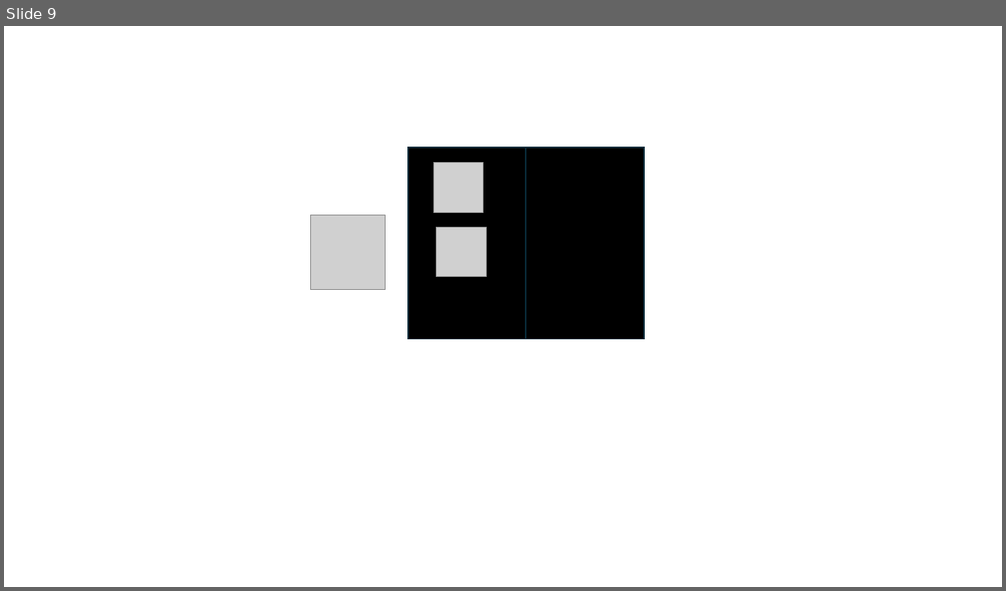
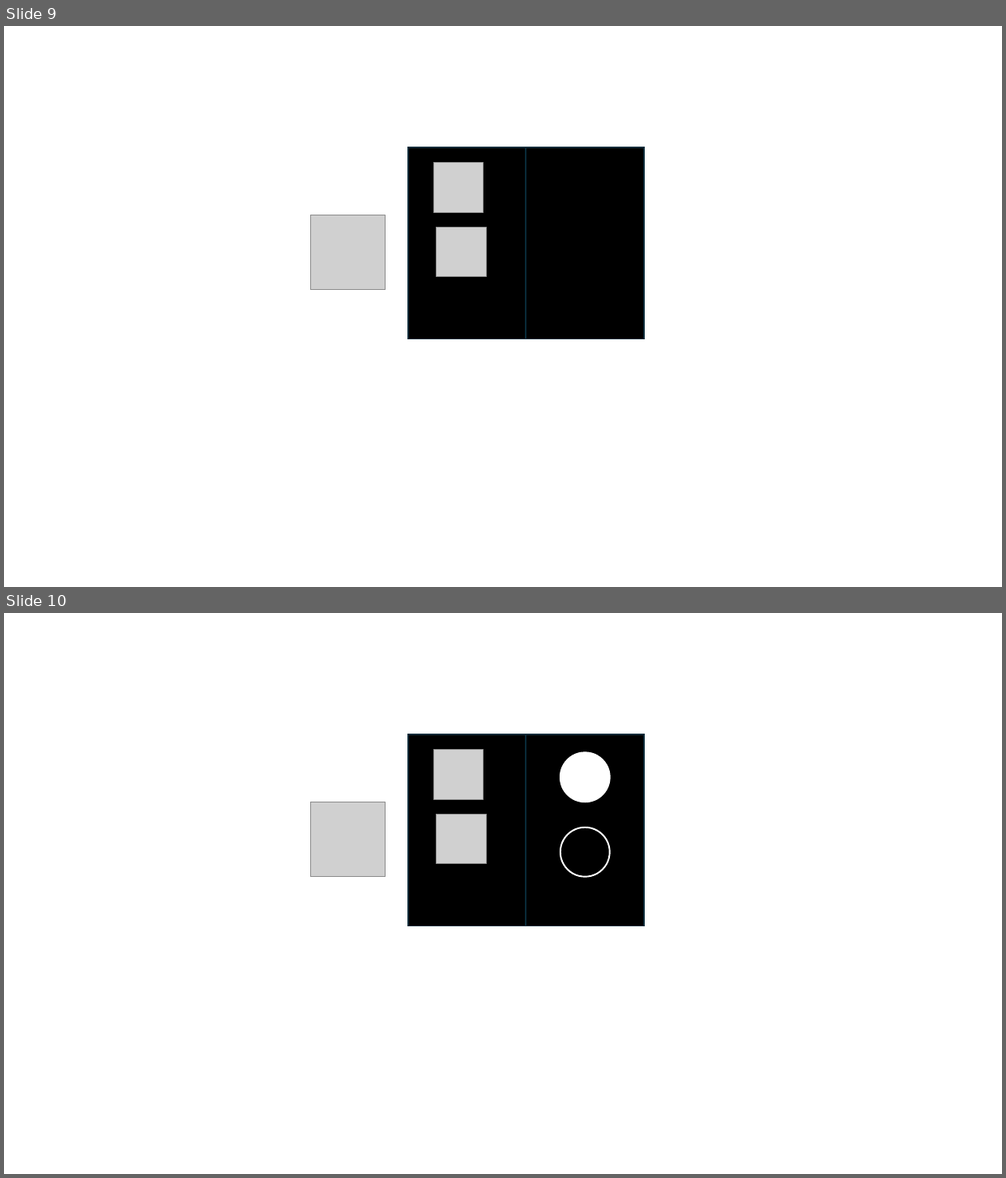
Before and after one commit to pigli965/Cabana_app, a slide deck: Event Organizer App/app_images/App_Images.pptx. Shown one above the other, each under a label of ours: slide 9 before the commit, slides 9 and 10 after it. The pictures are 1006x591 and 1006x1178 pixels, drawn with LibreOffice and Linux fonts; fonts in the diff are those of the drawing; grey boxes stand for pictures. Boxes give left, top, right and bottom in pixels: in the first picture for what was removed or moved away, otherwise in the second. Text is boxed around its words. In the diff, an @@ line names an element or a change of style, - is before the commit and + after.

```diff
--- a/Event Organizer App/app_images/App_Images.pptx
+++ b/Event Organizer App/app_images/App_Images.pptx
@@ slide 10 added at box(4, 613, 1002, 1174), background #FFFFFF @@
@@ rectangle added at box(408, 735, 526, 926), fill #000000, outline #092A39 1.5 pt @@
@@ picture added at box(434, 750, 484, 799) @@
@@ rectangle added at box(526, 735, 645, 926), fill #000000, outline #092A39 1.5 pt @@
@@ ellipse added at box(560, 753, 610, 803), fill #FFFFFF, outline #FFFFFF 1.5 pt @@
@@ picture added at box(310, 803, 385, 877) @@
@@ picture added at box(437, 815, 486, 864) @@
@@ ellipse added at box(560, 828, 610, 877), outline #FFFFFF 1.5 pt @@
```
Also in this commit, not shown: 28 other files.
